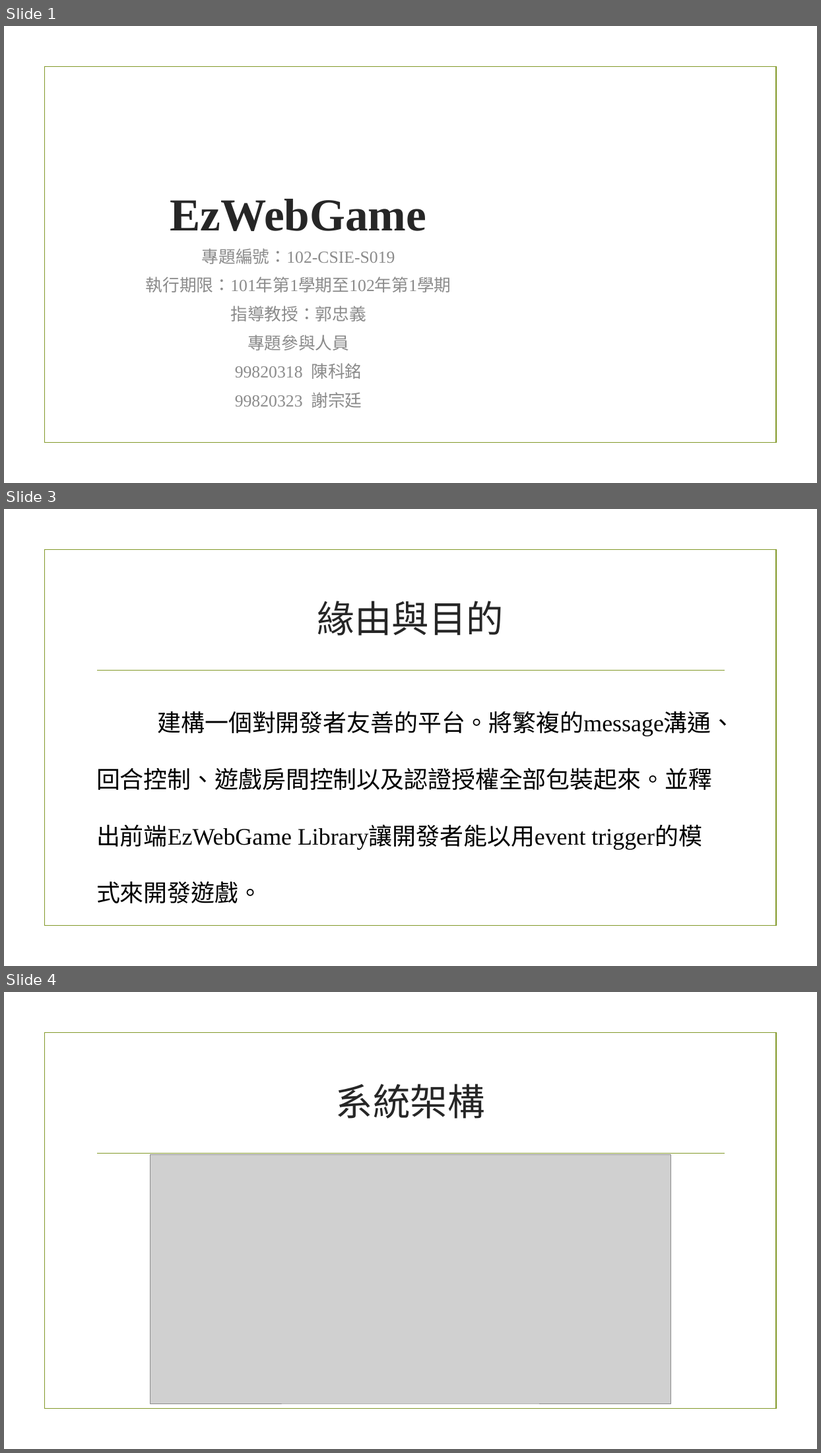
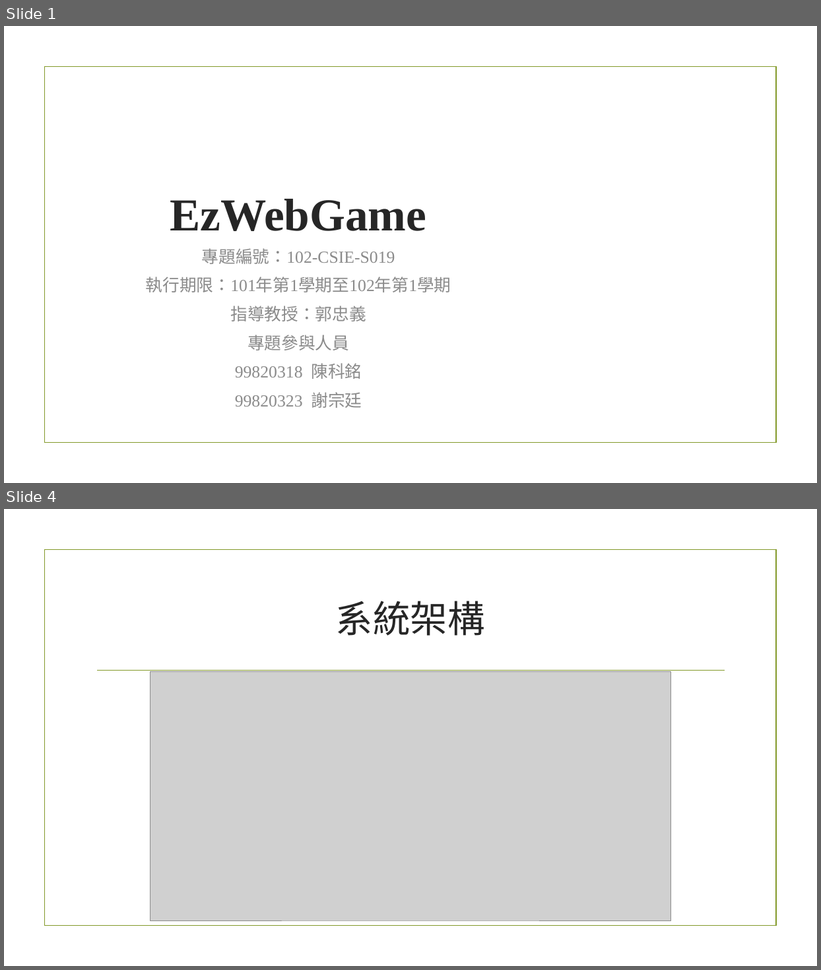
Before and after one commit to KemingChen/EzWebGame, a slide deck: documents/102-CSIE-S019_PPT_EzWebGame.pptx. Shown one above the other, each under a label of ours: slides 1, 3 and 4 before the commit, slides 1 and 4 after it; the slides between them are not shown. The pictures are 821x1453 and 821x970 pixels, drawn with LibreOffice and Linux fonts; fonts in the diff are those of the drawing; grey boxes stand for pictures; background and template pictures are left out. Boxes give left, top, right and bottom in pixels: in the first picture for what was removed or moved away, otherwise in the second. Text is boxed around its words. In the diff, an @@ line names an element or a change of style, - is before the commit and + after.

```diff
--- a/documents/102-CSIE-S019_PPT_EzWebGame.pptx
+++ b/documents/102-CSIE-S019_PPT_EzWebGame.pptx
@@ slide 3 removed at (4, 509, 817, 966), background picture (left out); not listed: 2 template elements that a slide beside it also shows @@
@@ title removed at (318, 601, 504, 636) @@
-緣由與目的
@@ text removed at (96, 711, 735, 904) @@
-建構一個對開發者友善的平台。將繁複的message溝通、回合控制、遊戲房間控制以及認證授權全部包裝起來。並釋出前端EzWebGame Library讓開發者能以用event trigger的模式來開發遊戲。
```
Also in this commit, not shown: 5 slides added, 2 other slides removed, 1 other file.
